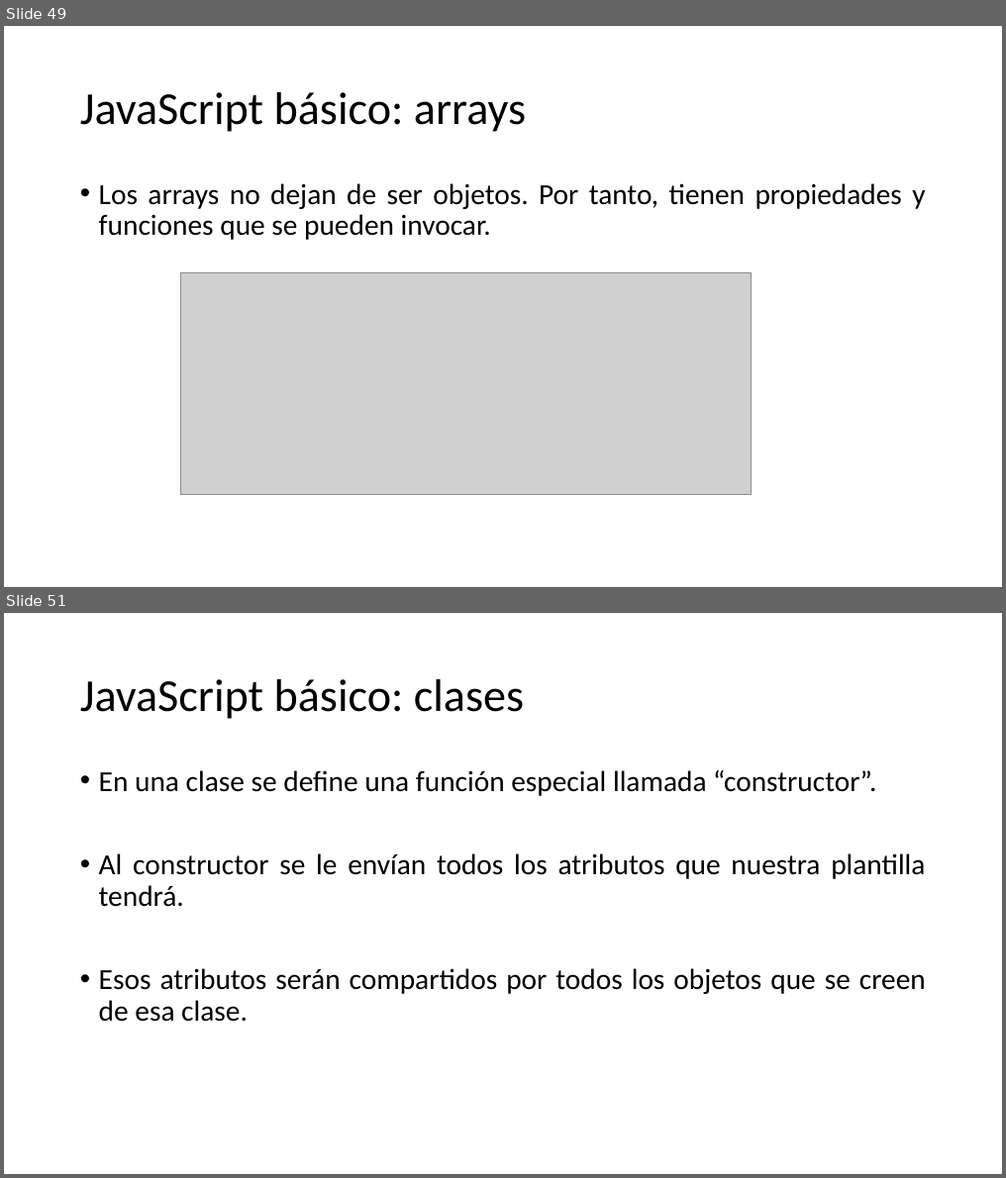
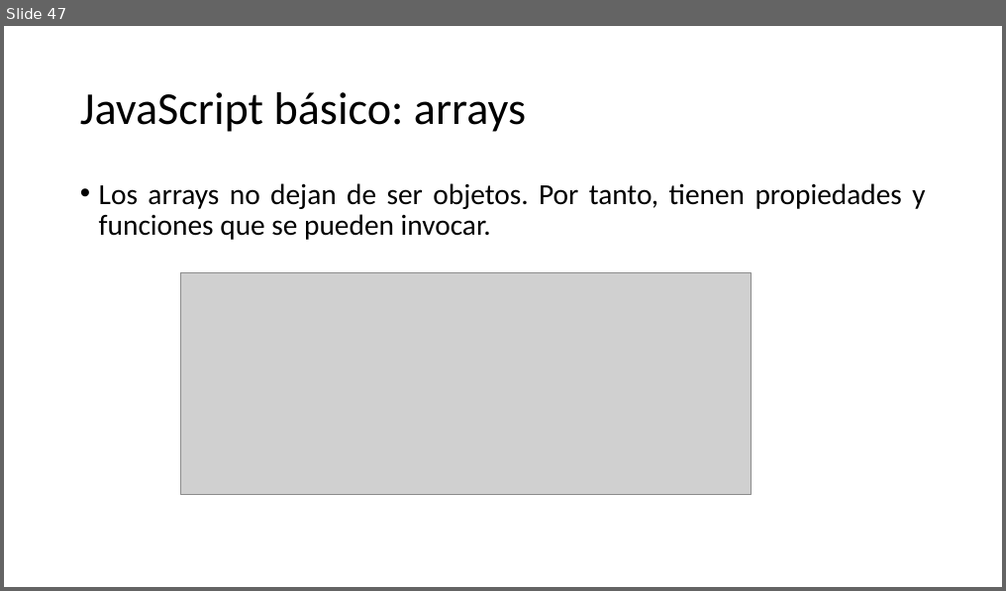
Before and after one commit to SarutobiKonohamaru/js_full_course, a slide deck: Presentacion.pptx. Shown one above the other, each under a label of ours: slides 49 and 51 before the commit, slide 47 after it; the slides between them are not shown. The pictures are 1006x1178 and 1006x591 pixels, drawn with LibreOffice and Linux fonts; fonts in the diff are those of the drawing; grey boxes stand for pictures. Boxes give left, top, right and bottom in pixels: in the first picture for what was removed or moved away, otherwise in the second. Text is boxed around its words. In the diff, an @@ line names an element or a change of style, - is before the commit and + after.

```diff
--- a/Presentacion.pptx
+++ b/Presentacion.pptx
@@ slide 51 removed at [4, 613, 1002, 1174], background #FFFFFF @@
@@ title removed at [80, 679, 524, 719] @@
-JavaScript básico: clases
@@ text removed at [99, 770, 926, 1022] @@
-• En una clase se define una función especial llamada “constructor”.
-• Al constructor se le envían todos los atributos que nuestra plantilla tendrá.
-• Esos atributos serán compartidos por todos los objetos que se creen de esa clase.
@@ what was slide 49 is now slide 47 @@
```
Also in this commit, not shown: 1 slide changed, 1 slide added, 3 other slides removed.
